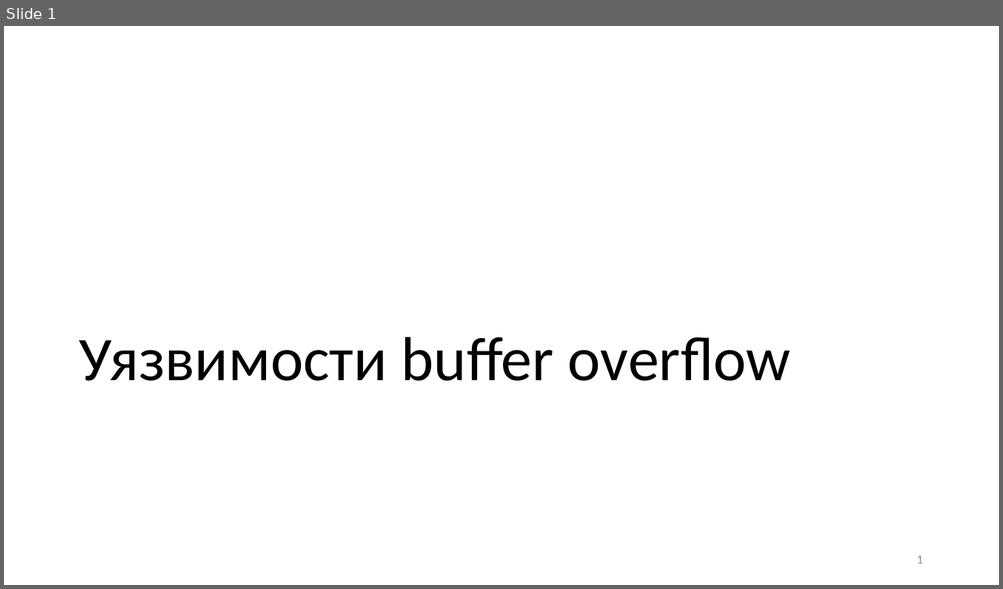
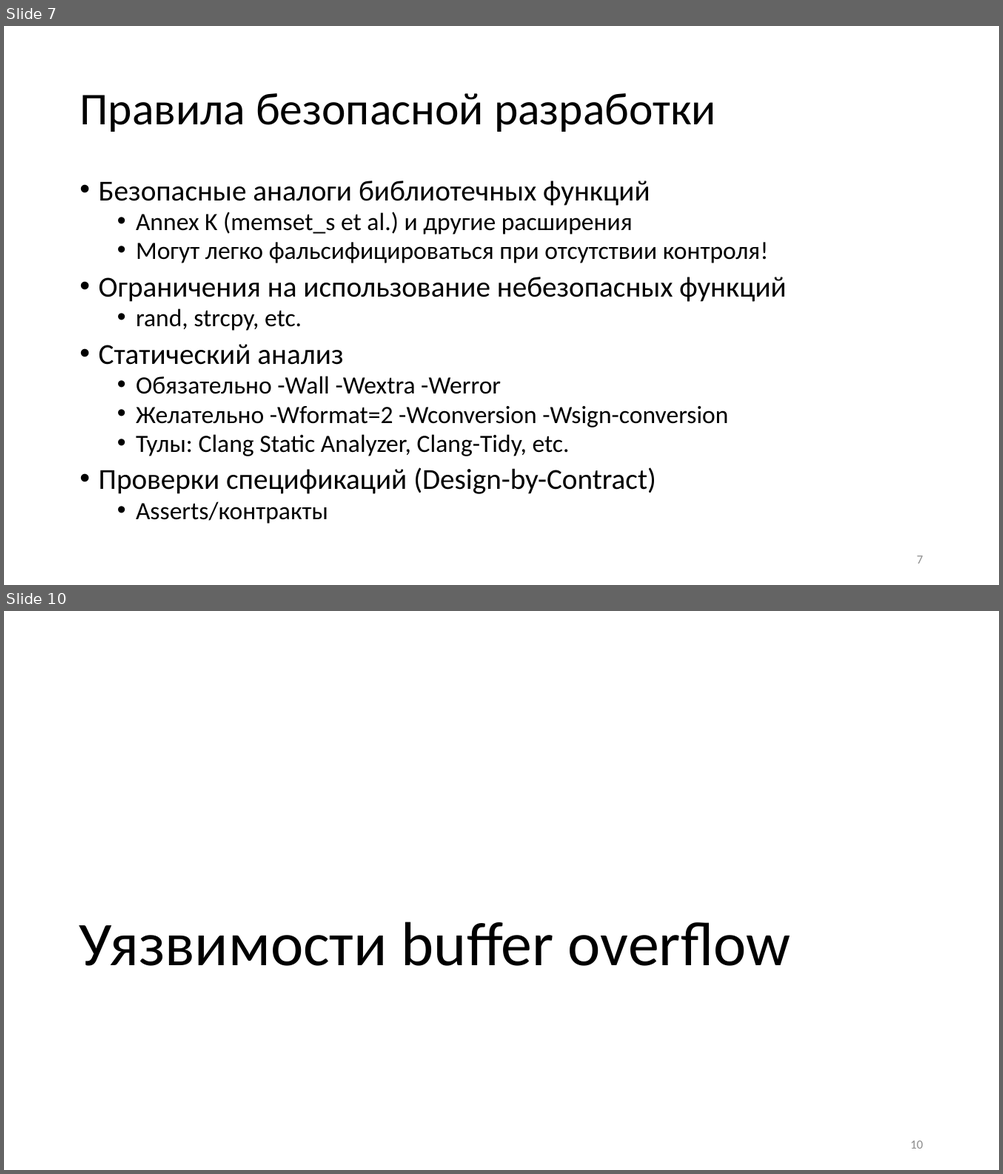
Before and after one commit to yugr/slides, a slide deck: CppZeroCost/2025/RU.pptx. Shown one above the other, each under a label of ours: slide 1 before the commit, slides 7 and 10 after it; the slides between them are not shown. The pictures are 1003x589 and 1003x1174 pixels, drawn with LibreOffice and Linux fonts; fonts in the diff are those of the drawing. Boxes give left, top, right and bottom in pixels: in the first picture for what was removed or moved away, otherwise in the second. Text is boxed around its words. In the diff, an @@ line names an element or a change of style, - is before the commit and + after.

```diff
--- a/CppZeroCost/2025/RU.pptx
+++ b/CppZeroCost/2025/RU.pptx
@@ slide 7 added at <box>4,26,999,585</box>, background #FFFFFF @@
@@ title added at <box>79,93,716,132</box>, 44 pt, text #000000 @@
+Правила безопасной разработки
@@ text added at <box>99,181,786,524</box>, 24 pt, text #000000 @@
+• Безопасные аналоги библиотечных функций
+  • Annex K (memset_s et al.) и другие расширения
+  • Могут легко фальсифицироваться при отсутствии контроля!
+• Ограничения на использование небезопасных функций
+  • rand, strcpy, etc.
+• Cтатический анализ
+  • Обязательно -Wall -Wextra -Werror
+  • Желательно -Wformat=2 -Wconversion -Wsign-conversion
+  • Тулы: Clang Static Analyzer, Clang-Tidy, etc.
+• Проверки спецификаций (Design-by-Contract)
+  • Asserts/контракты
@@ page number added at <box>916,556,922,564</box>, 12 pt, text #8C8C8C @@
+7
@@ what was slide 1 is now slide 10 @@
@@ page number at <box>910,1141,922,1149</box>: text changed @@
-1
+10
```
Also in this commit, not shown: 2 slides changed, 20 other slides added, 2 other files.
